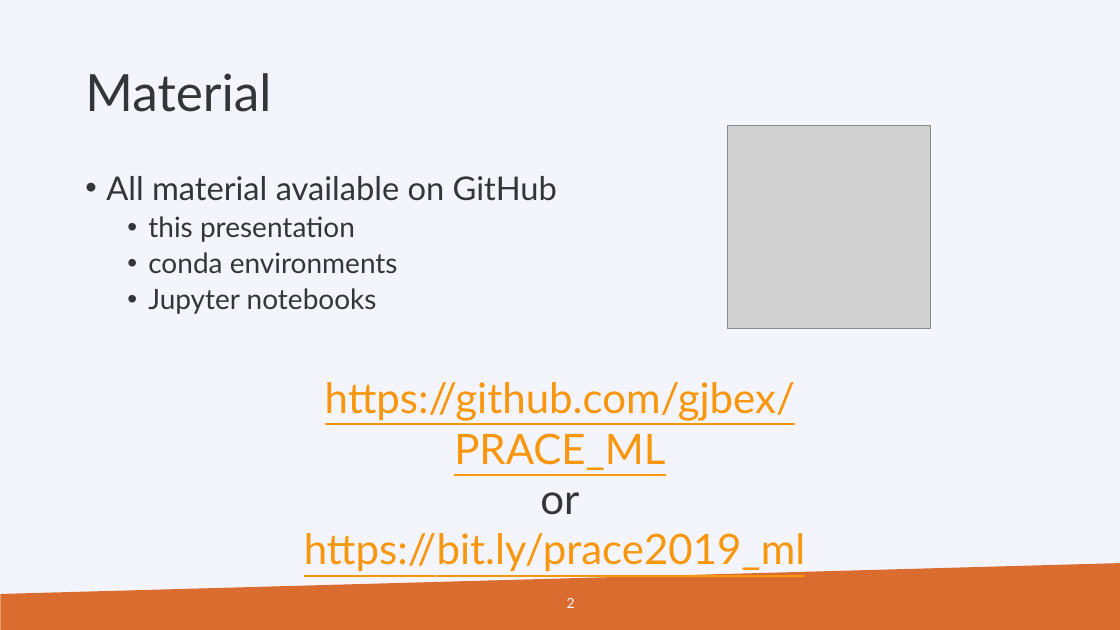
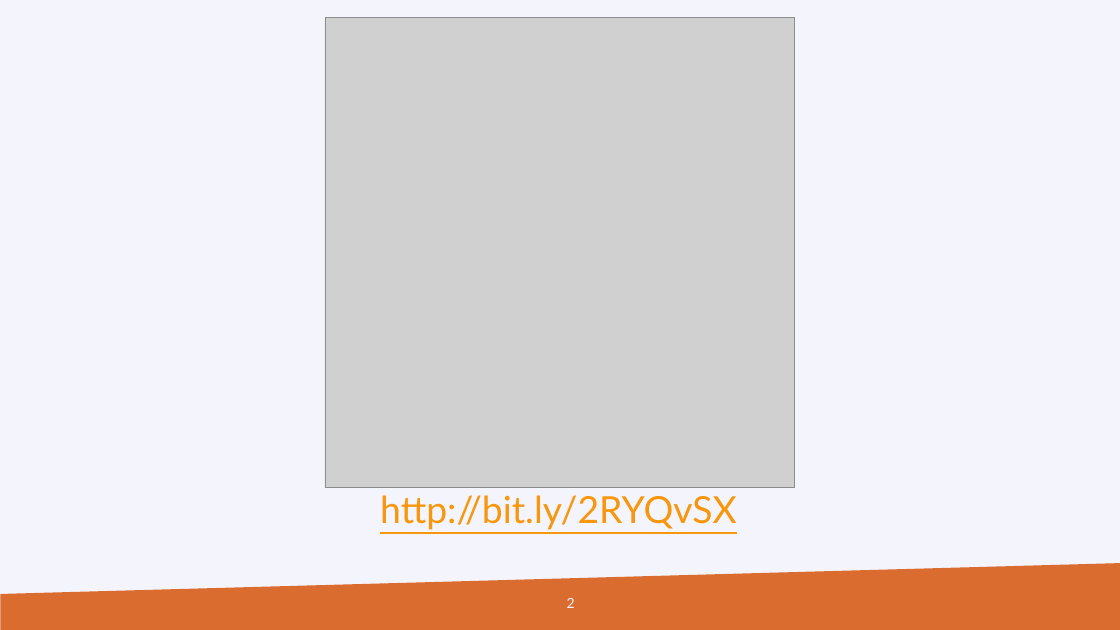
Before and after one commit to gjbex/Machine-learning-with-Python, a slide deck: slide 2 of python_for_machine_learning.pptx. Drawn at 1120x630 pixels with LibreOffice and Linux fonts; fonts in the diff are those of the drawing; grey boxes stand for pictures; background and template pictures are left out. Boxes give left, top, right and bottom in pixels: in the first picture for what was removed or moved away, otherwise in the second. Text is boxed around its words. In the diff, an @@ line names an element or a change of style, - is before the commit and + after.

Commit message:
Fix Github pages reference

```diff
--- a/python_for_machine_learning.pptx
+++ b/python_for_machine_learning.pptx
@@ picture added at [325, 18, 796, 488] @@
@@ title removed at [85, 73, 271, 112] @@
-Material
@@ picture removed at [728, 125, 931, 329] @@
@@ text removed at [106, 176, 557, 314] @@
-• All material available on GitHub
-  • this presentation
-  • conda environments
-  • Jupyter notebooks
@@ text removed at [304, 382, 805, 572] @@
-https://github.com/gjbex/PRACE_ML
-or
-https://bit.ly/prace2019_ml
@@ text added at [380, 495, 737, 530], 32 pt, text #F8960D, underline @@
+http://bit.ly/2RYQvSX
```
